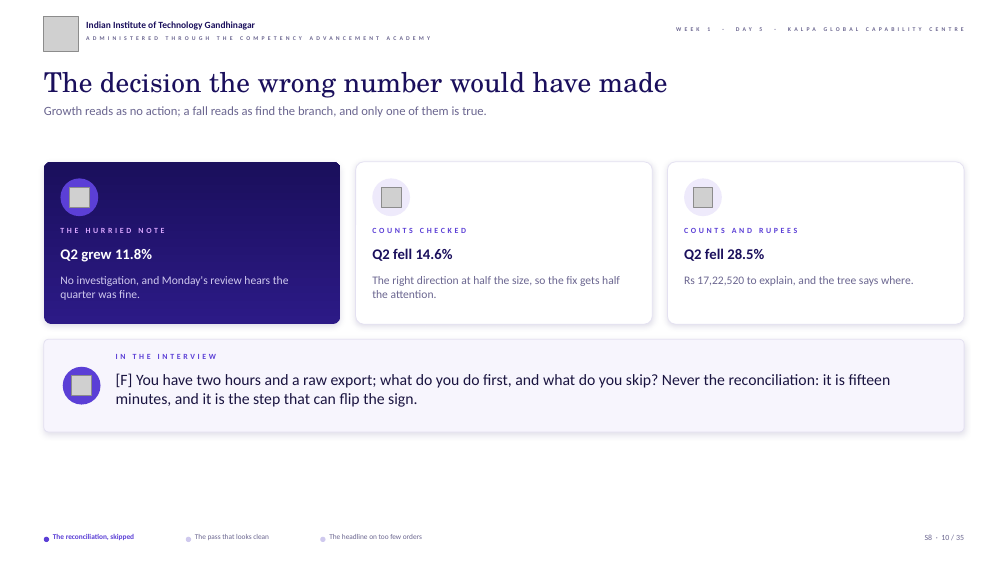
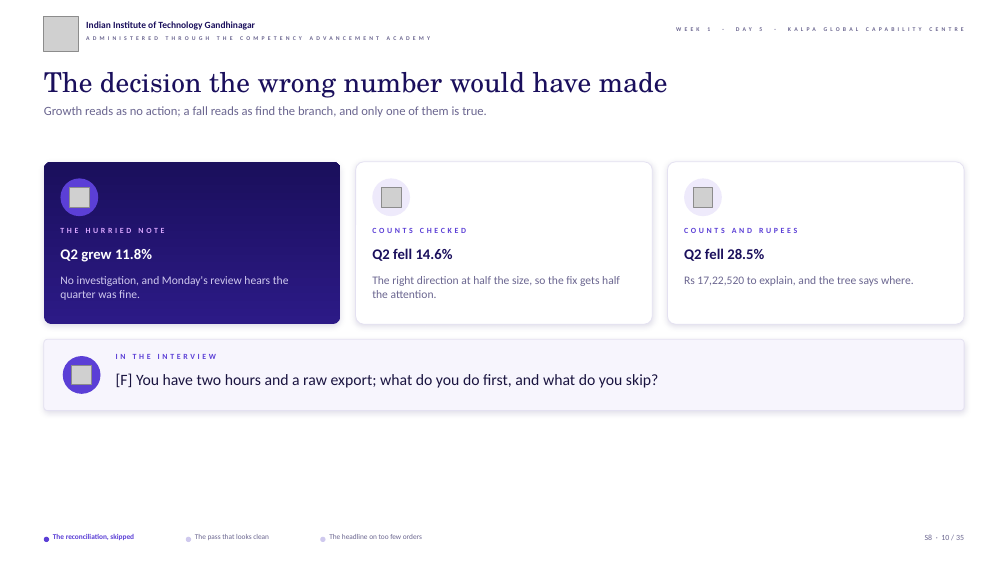
Before and after one commit to fde-academy-lab/c2-content-factory, a slide deck: slide 10 of content/W01/D5/slides/C2_W01_D05_debrief_STUDENT.pptx. Drawn at 1008x567 pixels with LibreOffice and Linux fonts; fonts in the diff are those of the drawing; grey boxes stand for pictures; background and template pictures are left out. Boxes give left, top, right and bottom in pixels: in the first picture for what was removed or moved away, otherwise in the second. Text is boxed around its words. In the diff, an @@ line names an element or a change of style, - is before the commit and + after.

```diff
--- a/content/W01/D5/slides/C2_W01_D05_debrief_STUDENT.pptx
+++ b/content/W01/D5/slides/C2_W01_D05_debrief_STUDENT.pptx
@@ rounded rectangle: place and size @@
-rounded rectangle at [44, 340, 964, 433]
+rounded rectangle at [44, 340, 964, 411]
@@ ellipse: place and size @@
-ellipse at [63, 367, 101, 405]
+ellipse at [63, 356, 101, 394]
@@ picture: place and size @@
-picture at [72, 376, 91, 395]
+picture at [72, 365, 91, 385]
@@ text at [116, 373, 658, 388]: text changed @@
-[F] You have two hours and a raw export; what do you do first, and what do you skip? Never the reconciliation: it is fifteen minutes, and it is the step that can flip the sign.
+[F] You have two hours and a raw export; what do you do first, and what do you skip?
```
Also in this commit, not shown: 7 other slides changed, 20 other files.
